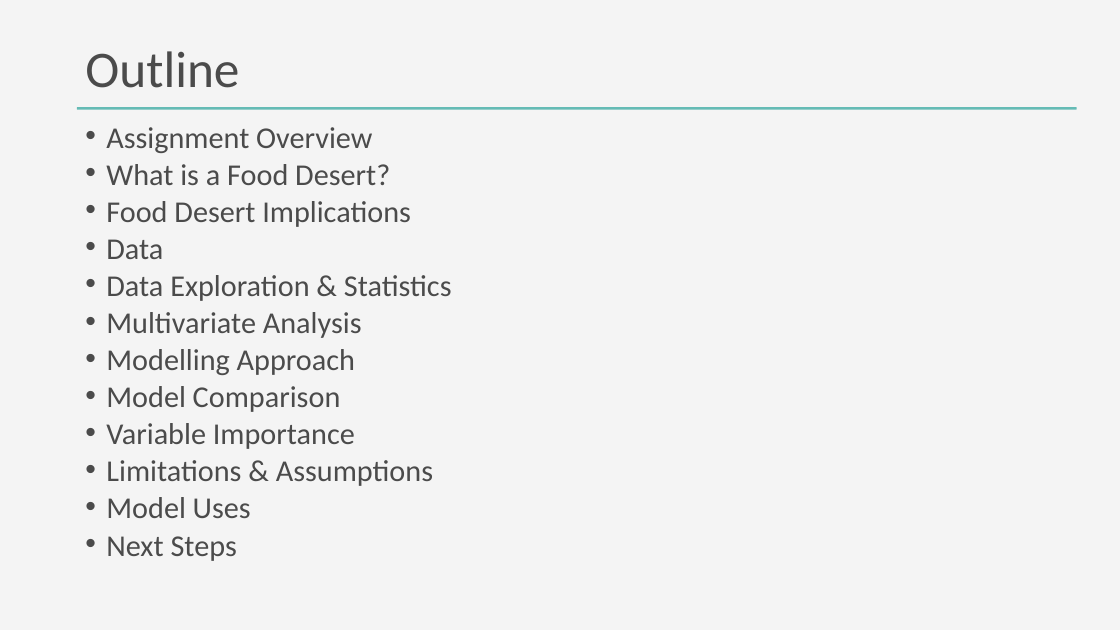
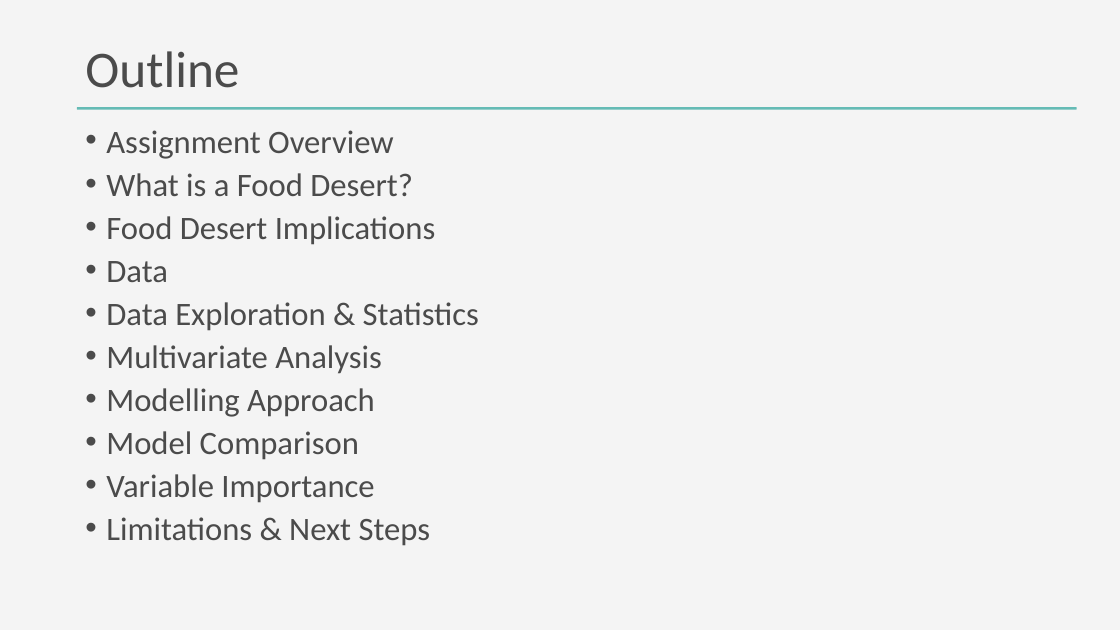
Before and after one commit to DanteHaywood/cfc_ds_screen, a slide deck: slide 3 of doc/2020_11_25_cfc_ds_technical_screen_haywood.pptx (slide 4 before the commit). Drawn at 1120x630 pixels with LibreOffice and Linux fonts; fonts in the diff are those of the drawing. Boxes give left, top, right and bottom in pixels: in the first picture for what was removed or moved away, otherwise in the second. Text is boxed around its words. In the diff, an @@ line names an element or a change of style, - is before the commit and + after.

```diff
--- a/doc/2020_11_25_cfc_ds_technical_screen_haywood.pptx
+++ b/doc/2020_11_25_cfc_ds_technical_screen_haywood.pptx
@@ text at bbox=[106, 130, 479, 503]: size 25.9 to 28 pt in "Assignment Overview", "What is a Food Desert?", "Food Desert Implications", "Data" and 5 more places; line spacing 0.7 to 0.8 @@
@@ text at bbox=[106, 517, 431, 546]: text changed; size 25.9 to 28 pt @@
-• Limitations & Assumptions
-• Model Uses
-• Next Steps
+• Limitations & Next Steps
```
Also in this commit, not shown: 2 other slides changed, 4 slides added, 7 slides removed, 4 other files.
